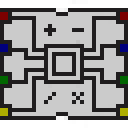
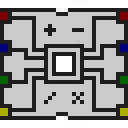
Before/after of a (128, 128) layered artwork. What changed in the layer stack:
painted on "crdc.png" over (x1=56, y1=56, x2=72, y2=72)
